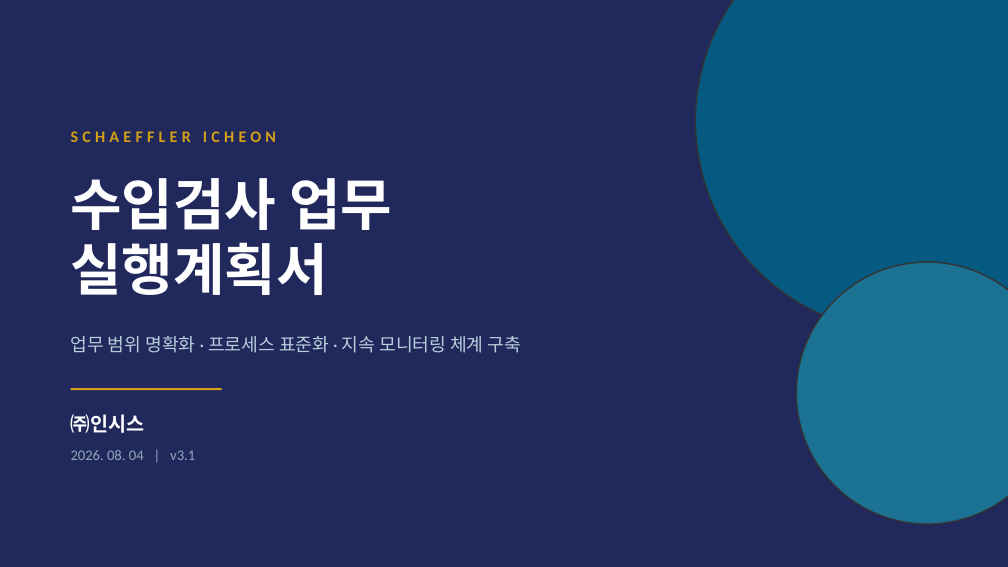
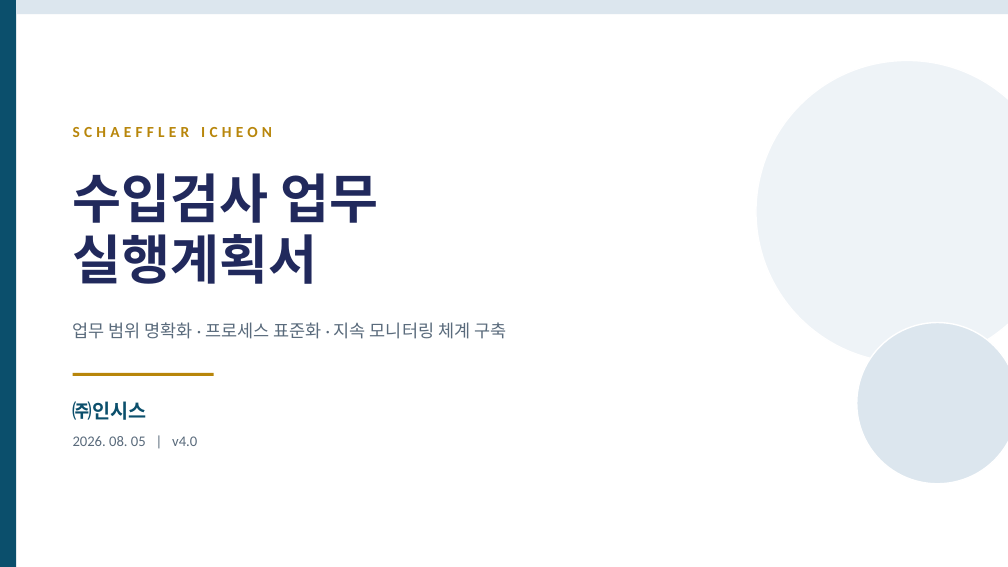
Before and after one commit to Insys-HQ/Insys-review, a slide deck: slide 1 of action_plan.pptx. Drawn at 1008x567 pixels with LibreOffice and Linux fonts; fonts in the diff are those of the drawing. Boxes give left, top, right and bottom in pixels: in the first picture for what was removed or moved away, otherwise in the second. Text is boxed around its words. In the diff, an @@ line names an element or a change of style, - is before the commit and + after.

Commit message:
action_plan.pptx v2.0 - print-optimized light background, 14 slides aligned with ims v8.3

```diff
--- a/action_plan.pptx
+++ b/action_plan.pptx
@@ rectangle removed at [0, 0, 1008, 566] @@
@@ rectangle added at [0, 0, 16, 566], fill #0B4F6C @@
@@ rectangle added at [16, 0, 1008, 14], fill #DCE6EE @@
@@ ellipse removed at [696, 0, 1008, 333] @@
@@ ellipse added at [756, 60, 1008, 363], fill #EEF3F7, outline #FFFFFF 1 pt @@
@@ text "SCHAEFFLER ICHEON" at [73, 127, 272, 137]: size 11.5 to 11 pt, text colour #D4A017 to #B8860B @@
@@ text "수입검사 업무" at [73, 173, 378, 284]: size 40 to 38 pt, text colour #FFFFFF to #21295C; line spacing 46pt to 44pt @@
@@ text "업무 범위 명확화 · 프로세스 ...": place and size @@
-text "업무 범위 명확화 · 프로세스 ..." at [71, 336, 521, 353]
+text "업무 범위 명확화 · 프로세스 ..." at [73, 322, 506, 339]
@@ text "업무 범위 명확화 · 프로세스 ..." at [73, 322, 506, 339]: size 13 to 12.5 pt, text colour #B8CDDB to #5A6B7C @@
@@ ellipse: place and size @@
-ellipse at [796, 262, 1008, 524]
+ellipse at [857, 323, 1008, 484]
@@ ellipse at [857, 323, 1008, 484]: fill #1C7293 to #DCE6EE; outline #333333 1 pt to #FFFFFF 1 pt @@
@@ rectangle: place and size @@
-rectangle at [71, 388, 222, 390]
+rectangle at [73, 373, 214, 376]
@@ rectangle at [73, 373, 214, 376]: fill #D4A017 to #B8860B @@
@@ text "㈜인시스": place and size @@
-text "㈜인시스" at [71, 414, 145, 433]
+text "㈜인시스" at [73, 401, 147, 420]
@@ text "㈜인시스" at [73, 401, 147, 420]: text colour #FFFFFF to #0B4F6C @@
@@ text at [73, 436, 197, 446]: text changed; text colour #8FA9BC to #5A6B7C @@
-2026. 08. 04 | v3.1
+2026. 08. 05 | v4.0
```
Also in this commit, not shown: 11 other slides changed, 2 slides added, 1 slide removed.
